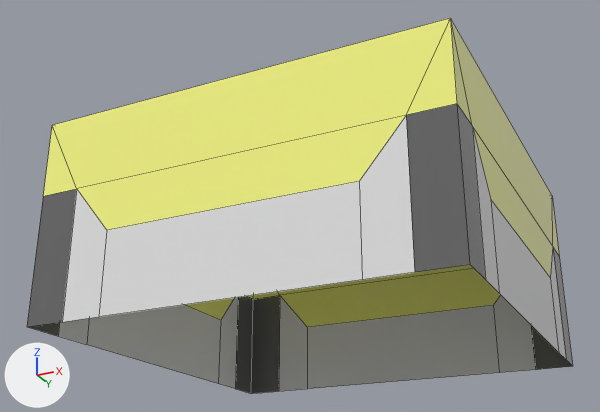
An edit to the FBX model Assets/3DM/Block/16MoonDummy/MoonDummy.fbx, drawn before and after from the same camera.
Both versions are drawn from a camera (50 mm lens) standing at (0.1076, -0.2345, -0.0558) and looking at (-0.0052, -0.0088, 0.0458). Lighting does not change. The marker at lower left points along +X, +Y and +Z. The first picture is the older version. Mesh edges are drawn as thin lines. Where no turn or scale is listed for an object, it has been applied to the vertices.

Names of what the first picture shows: 'MoonTile'.
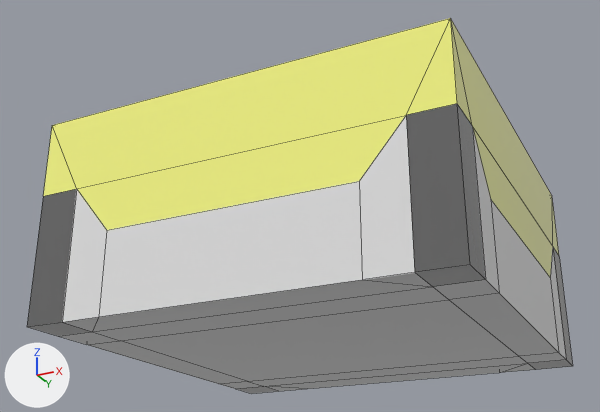
Changed parts and their boxes (x1, y1, x2, y2) in the pictures (600 x 412 px):
part 1 of me_mesh, added: after (29, 265, 572, 394)

The change, as a list of edits to the scene's bpy script:
```text
Add mat_material__2477:
    mat_material__2477 = principled_material('Material #2477')
    mat_material__2477.base_color = (0.552, 0.552, 0.552)  # light grey #c4c4c4
    mat_material__2477.roughness = 0.0
Add mat_material__2465:
    mat_material__2465 = principled_material('Material #2465')
    mat_material__2465.base_color = (1.0, 1.0, 1.0)  # white #ffffff
    mat_material__2465.roughness = 0.0
Change me_mesh:
    used by ob_moontile; location = (0.0, 0.0, 0.0)
    remove me_mesh.from_pydata(...)  # 48 vertices, 41 faces; spans x -0.0635..0.0635, y -0.0635..0.0635, z 0.0..0.0635
    add me_mesh.from_pydata(...)  # 56 vertices, 60 faces; spans x -0.0635..0.0635, y -0.0635..0.0635, z 0.0..0.0635
    me_mesh part 1
    8 vertices are added at x -0.0508..0.0508, y -0.0508..0.0508, z 0.0
    15 new faces join them, mat_material__2465 (white #ffffff)
    4 new faces join them, mat_material__2477 (light grey #c4c4c4)
    add me_mesh.materials.append(mat_material__2465)  # white #ffffff
    add me_mesh.materials.append(mat_material__2477)  # light grey #c4c4c4
```
